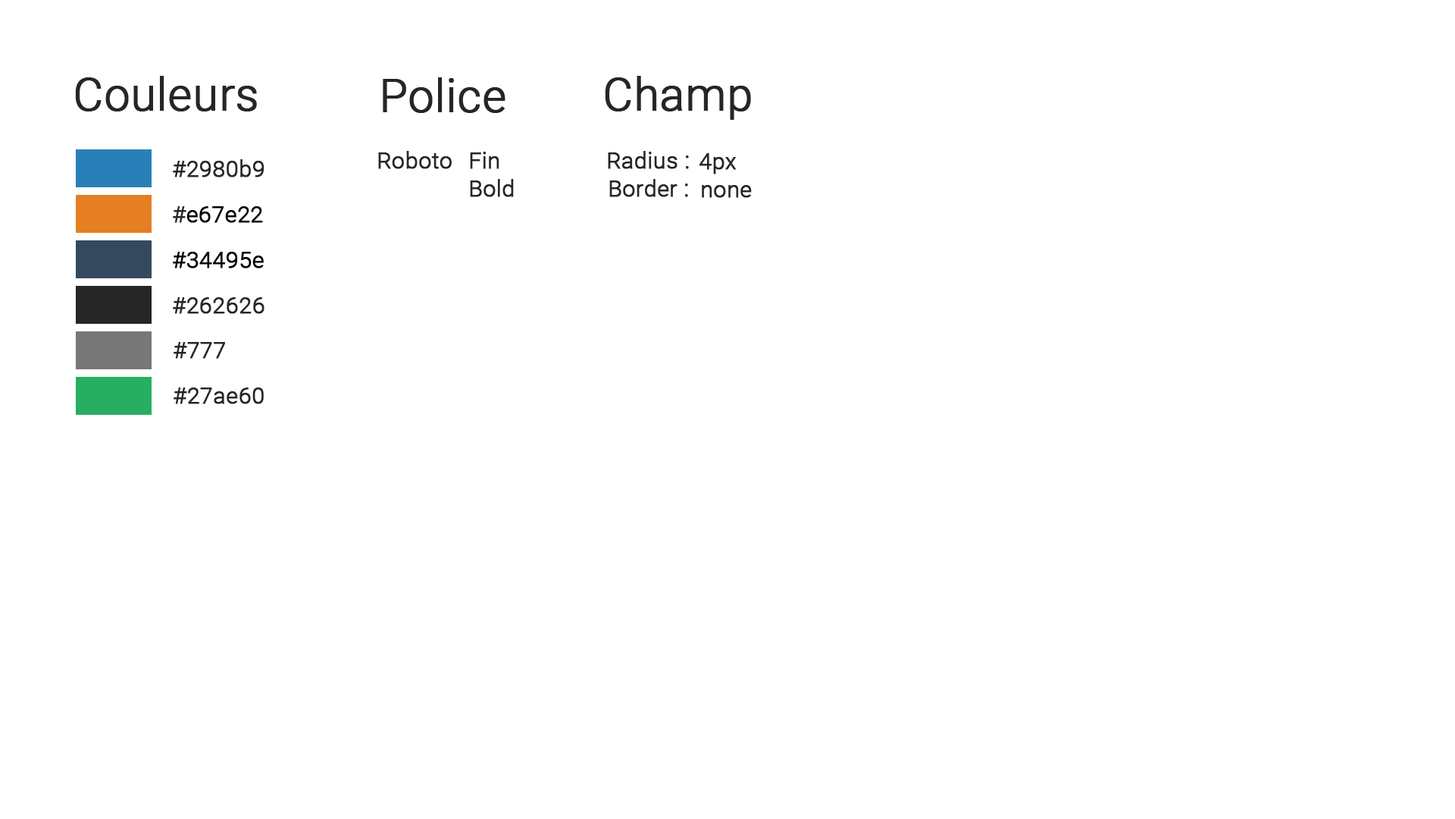
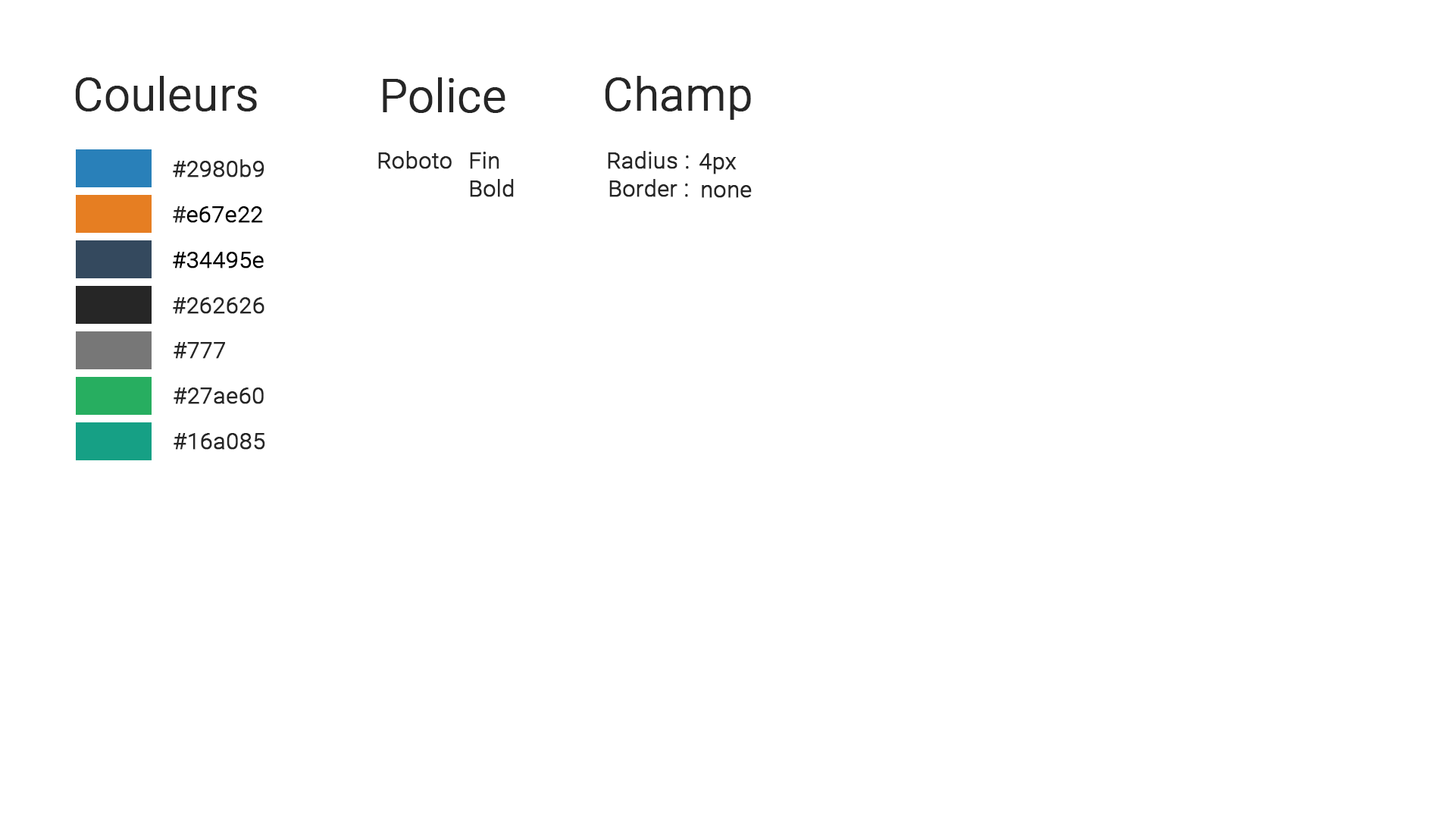
Layers edited between the first and the second 1455 × 819 image:
added layer "#16a085" above "Rectangle 1 copie 6" over [173, 432, 266, 450]
added layer "Rectangle 1 copie 6" above "#27ae60" over [75, 422, 152, 461]
showed "Arrière-plan" over [75, 75, 752, 461]
